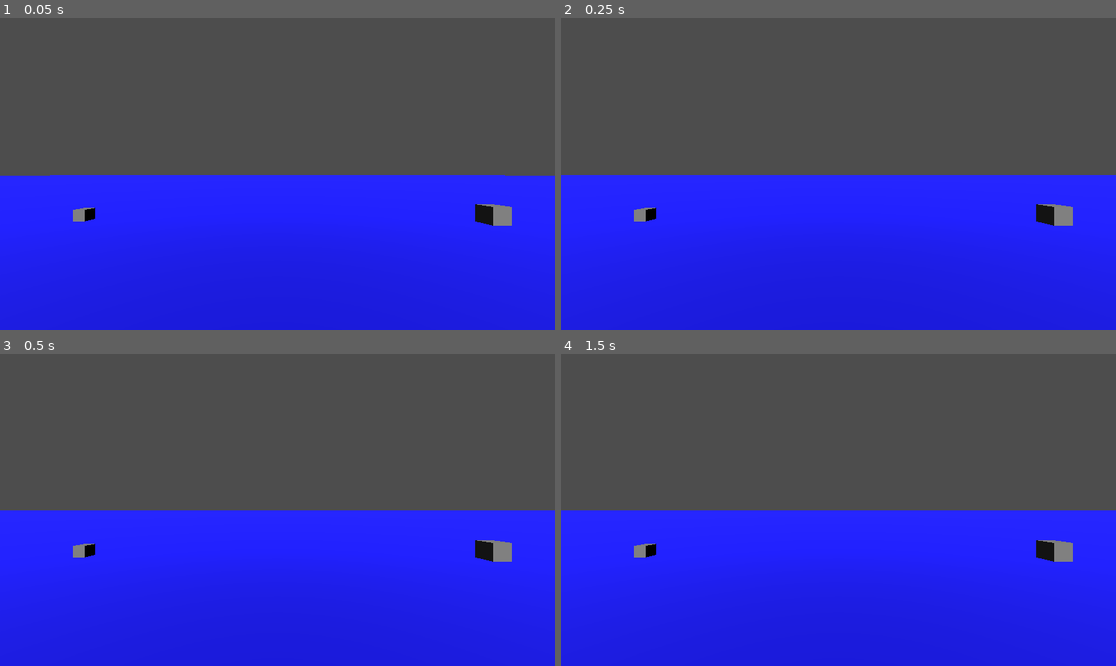
Above: before the commit, frames 1-4 (two rows, left to right).
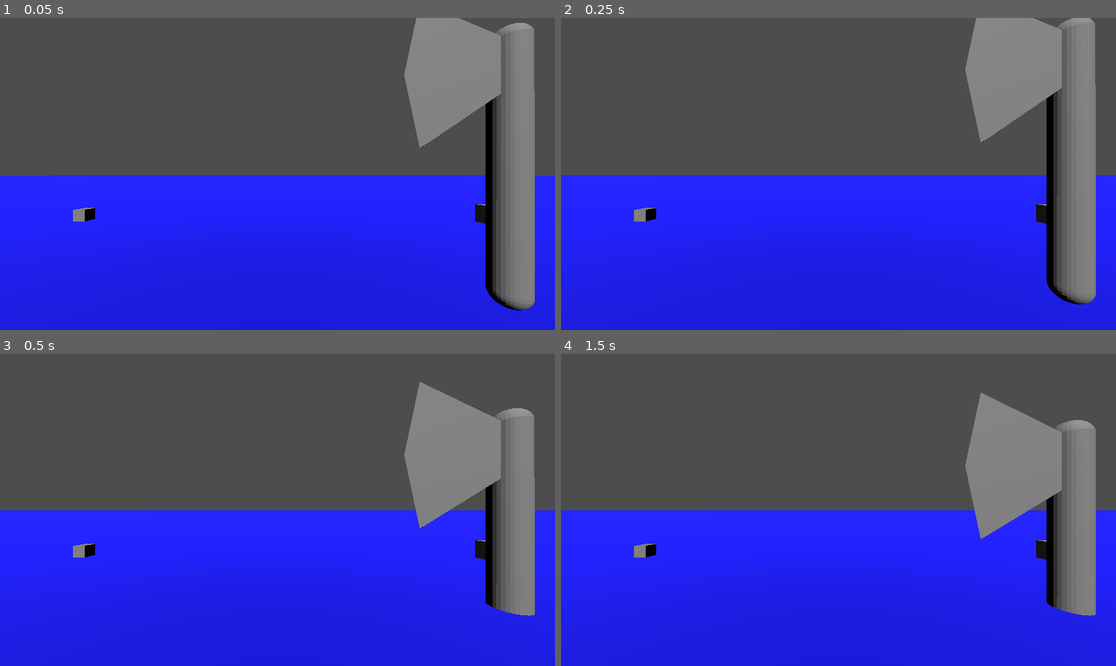
Above: after the commit, the same moments.

Repository: Bercik1287/VR
Game: Godot game, scene res://Scenes/world.tscn
Two runs of this game, one before a commit and one after it. Both use one fixed random seed, a clock stepped at 60 frames per second and the inputs below.
Inputs:
- Up to frame 1 (0.05 s): no input
- Up to frame 2 (0.25 s): no input
- Up to frame 3 (0.5 s): no input
- Up to frame 4 (1.5 s): tap Enter at 1.25 s

The runs differ from the first frame. In frame 1, 12% of the frame differs, in the area x 72-97%, y 0-94%; in frame 2, 12%; in frame 3, 10%; in frame 4, 9.8%.

Commit message:
Dodanie importowanego obiektu

Diff:
--- a/Scenes/world.tscn
+++ b/Scenes/world.tscn
@@ -1,7 +1,8 @@
-[gd_scene load_steps=6 format=3 uid="uid://dpsylielmg3mq"]
+[gd_scene load_steps=7 format=3 uid="uid://dpsylielmg3mq"]
 
 [ext_resource type="Script" uid="uid://b5sg6hlmv0wsh" path="res://Scripts/world.gd" id="1_go701"]
 [ext_resource type="PackedScene" uid="uid://pxhys466snf8" path="res://Scenes/player.tscn" id="2_5a7ea"]
+[ext_resource type="ArrayMesh" uid="uid://eaoo2q7tsch0" path="res://Topor.obj" id="3_5a7ea"]
 
 [sub_resource type="StandardMaterial3D" id="StandardMaterial3D_5a7ea"]
 albedo_color = Color(0, 0, 1, 1)
@@ -35,3 +36,7 @@
 
 [node name="MeshInstance3D" type="MeshInstance3D" parent="testGrab"]
 mesh = SubResource("BoxMesh_5a7ea")
+
+[node name="MeshInstance3D2" type="MeshInstance3D" parent="testGrab"]
+transform = Transform3D(0.1, 0, 0, 0, 0.1, 0, 0, 0, 0.1, -1.196394, -0.5686717, -0.21102)
+mesh = ExtResource("3_5a7ea")
Not shown, added: Topor.mtl
Not shown, added: Topor.obj
Not shown, added: Topor.obj.import
